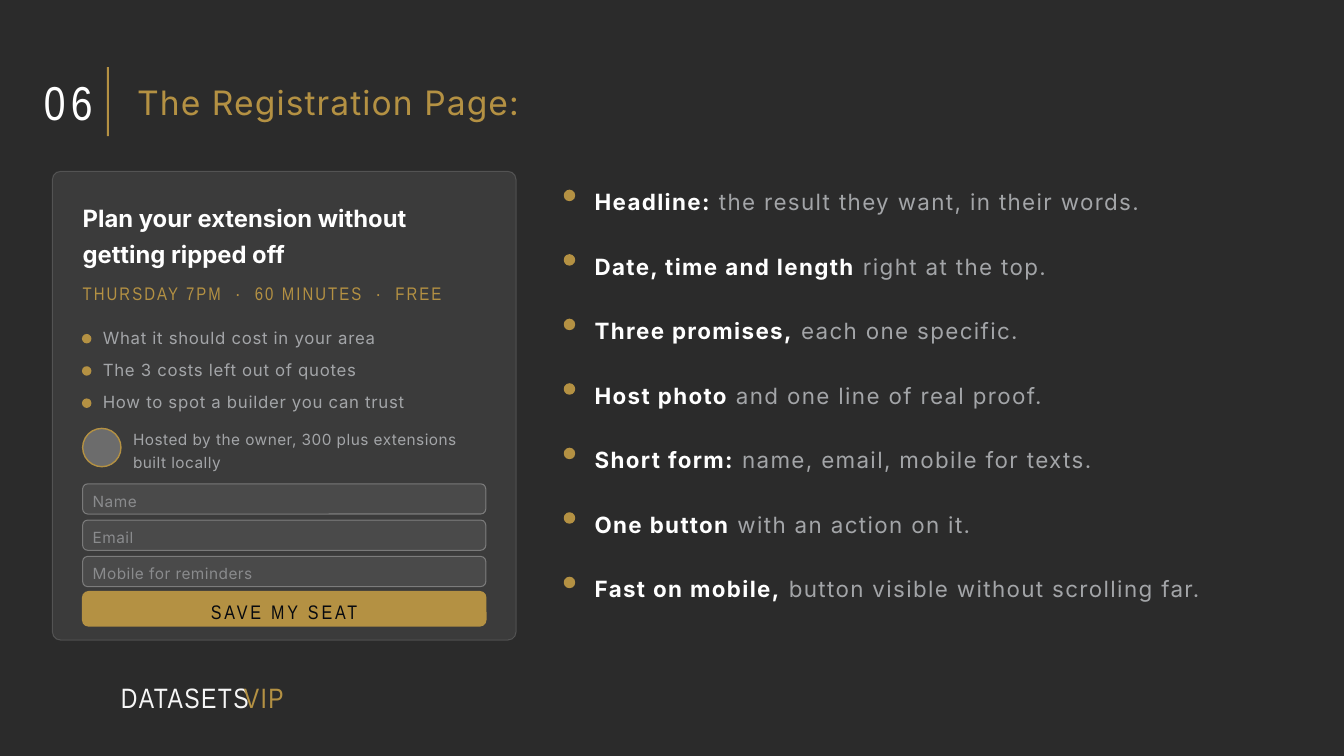
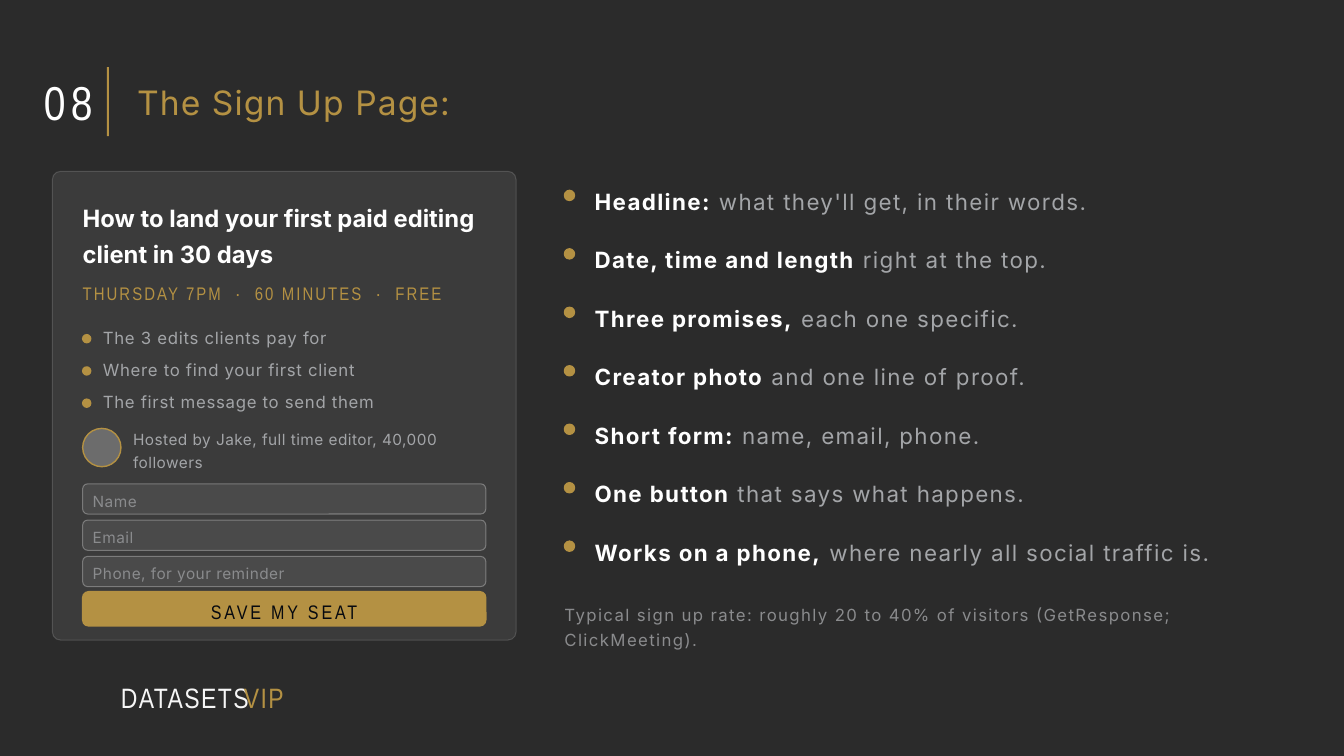
Before and after one commit to NMD2K15/nayscale-landing, a slide deck: slide 11 of vip/webinar-growth-specialist/The Webinar Growth Specialist.pptx (slide 8 before the commit). Drawn at 1344x756 pixels with LibreOffice and Linux fonts; fonts in the diff are those of the drawing; background and template pictures are left out; a plain dark background stands for a picture behind light text. Boxes give left, top, right and bottom in pixels: in the first picture for what was removed or moved away, otherwise in the second. Text is boxed around its words. In the diff, an @@ line names an element or a change of style, - is before the commit and + after.

```diff
--- a/vip/webinar-growth-specialist/The Webinar Growth Specialist.pptx
+++ b/vip/webinar-growth-specialist/The Webinar Growth Specialist.pptx
@@ text at bbox=[44, 86, 93, 121]: text changed @@
-06
+08
@@ title at bbox=[137, 90, 450, 122]: text changed @@
-The Registration Page:
+The Sign Up Page:
@@ text at bbox=[83, 208, 475, 268]: text changed @@
-Plan your extension without getting ripped off
+How to land your first paid editing client in 30 days
@@ text at bbox=[595, 193, 1086, 215]: text changed @@
-Headline: the result they want, in their words.
+Headline: what they'll get, in their words.
@@ ellipse: place and size @@
-ellipse at bbox=[565, 255, 575, 265]
+ellipse at bbox=[565, 249, 575, 259]
@@ text "Date, time and length right ...": place and size @@
-text "Date, time and length right ..." at bbox=[595, 258, 1046, 280]
+text "Date, time and length right ..." at bbox=[595, 251, 1046, 273]
@@ text "Three promises, each one specific.": place and size @@
-text "Three promises, each one specific." at bbox=[595, 322, 1017, 344]
+text "Three promises, each one specific." at bbox=[595, 310, 1017, 332]
@@ ellipse: place and size @@
-ellipse at bbox=[565, 320, 575, 330]
+ellipse at bbox=[565, 308, 575, 318]
@@ text at bbox=[103, 331, 327, 348]: text changed @@
-What it should cost in your area
+The 3 edits clients pay for
@@ text at bbox=[103, 363, 354, 380]: text changed @@
-The 3 costs left out of quotes
+Where to find your first client
@@ ellipse: place and size @@
-ellipse at bbox=[565, 384, 575, 394]
+ellipse at bbox=[565, 366, 575, 376]
@@ text at bbox=[595, 368, 1025, 390]: text changed @@
-Host photo and one line of real proof.
+Creator photo and one line of proof.
@@ text at bbox=[103, 395, 374, 412]: text changed @@
-How to spot a builder you can trust
+The first message to send them
@@ text at bbox=[133, 433, 437, 468]: text changed @@
-Hosted by the owner, 300 plus extensions built locally
+Hosted by Jake, full time editor, 40,000 followers
@@ ellipse: place and size @@
-ellipse at bbox=[565, 449, 575, 459]
+ellipse at bbox=[565, 424, 575, 435]
@@ text at bbox=[595, 427, 979, 449]: text changed @@
-Short form: name, email, mobile for texts.
+Short form: name, email, phone.
@@ ellipse: place and size @@
-ellipse at bbox=[565, 513, 575, 523]
+ellipse at bbox=[565, 483, 575, 493]
@@ text at bbox=[595, 485, 1024, 507]: text changed @@
-One button with an action on it.
+One button that says what happens.
@@ text at bbox=[93, 567, 284, 582]: text changed @@
-Mobile for reminders
+Phone, for your reminder
@@ ellipse: place and size @@
-ellipse at bbox=[565, 578, 575, 588]
+ellipse at bbox=[565, 541, 575, 552]
@@ text at bbox=[595, 544, 1209, 566]: text changed @@
-Fast on mobile, button visible without scrolling far.
+Works on a phone, where nearly all social traffic is.
@@ text added at bbox=[564, 607, 1170, 625], 12 pt, text #8A8B8D @@
+Typical sign up rate: roughly 20 to 40% of visitors (GetResponse; ClickMeeting).
```
Also in this commit, not shown: 30 other slides changed, 12 slides added, 8 slides removed, 5 other files.
